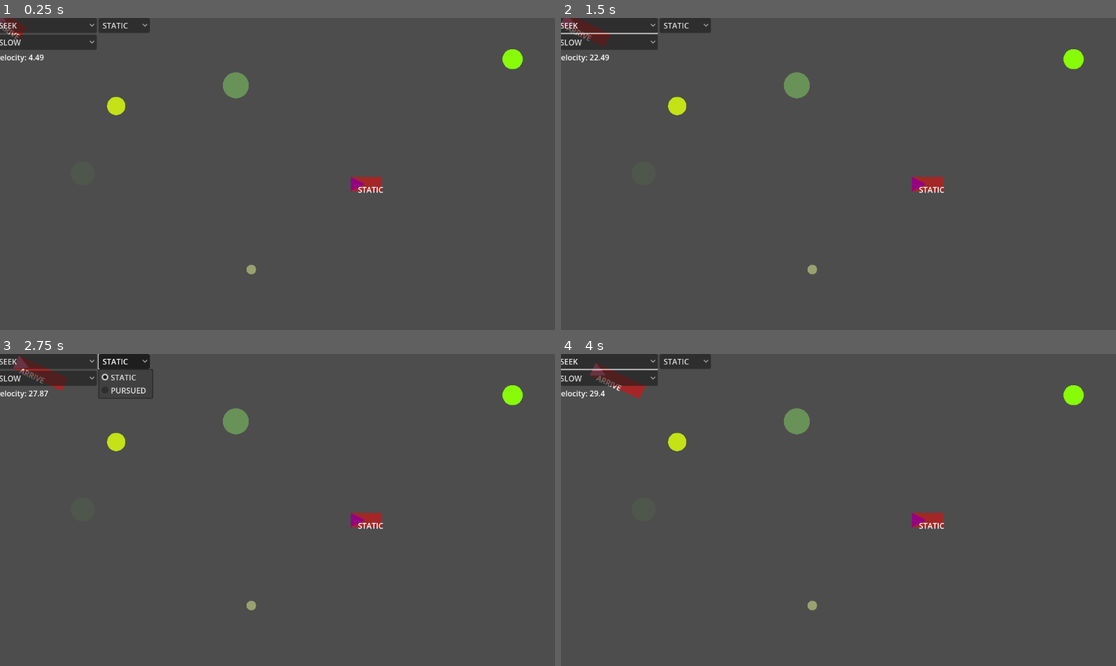
Above: before the commit, frames 1-4 (two rows, left to right).
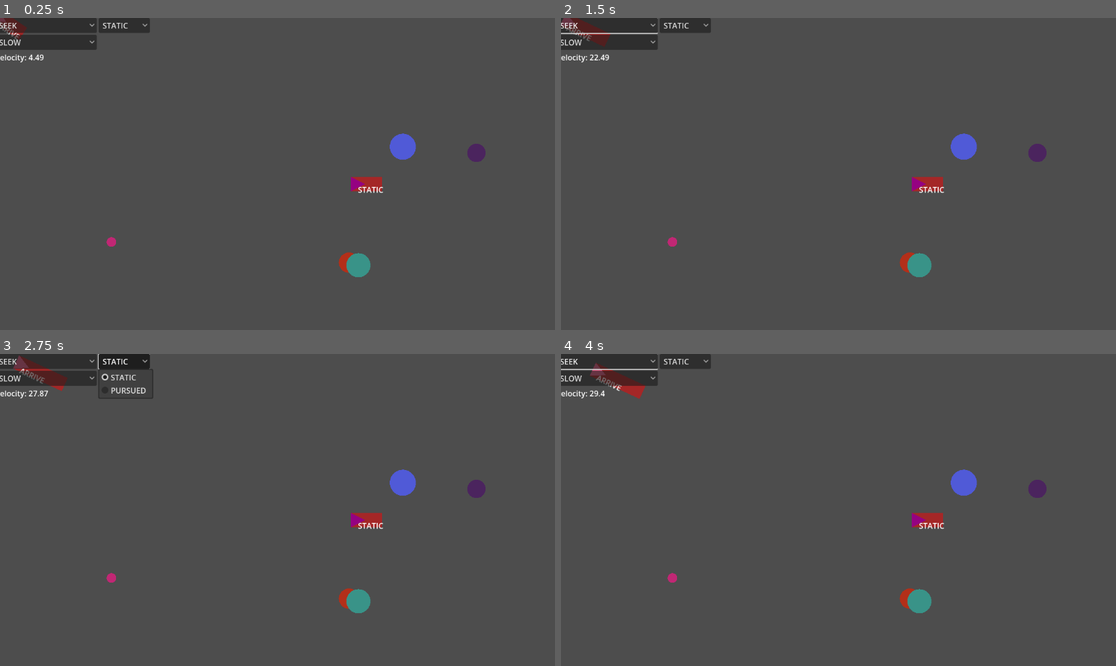
Above: after the commit, the same moments.

Repository: 702BH/GameAIProjects
Game: Godot game, scene res://ProgrammingGameAIByExample/world.tscn
Two runs of this game, one before a commit and one after it. Both use one fixed random seed, a clock stepped at 60 frames per second and the inputs below. The project has no main scene, so this scene is started directly.
Inputs:
- Up to frame 1 (0.25 s): no input
- Up to frame 2 (1.5 s): click "SEEK" at 0.5 s; click "SLOW" at 1.25 s
- Up to frame 3 (2.75 s): click "STATIC" at 2 s
- Up to frame 4 (4 s): click "SEEK" at 2.75 s; click "SLOW" at 3.5 s

The runs differ from the first frame. In frame 1, 1.6% of the frame differs, in the area x 19-95%, y 10-84%; in frame 2, 1.6%; in frame 3, 1.6%; in frame 4, 1.6%.

Commit message:
implementing state data

Diff:
--- a/aiforgamesprojects/ProgrammingGameAIByExample/SteeringBehaviours/steering_obstacle_avoidance.gd
+++ b/aiforgamesprojects/ProgrammingGameAIByExample/SteeringBehaviours/steering_obstacle_avoidance.gd
@@ -5,3 +5,7 @@
 
 func _enter_tree() -> void:
 	print("Avoiding")
+
+
+func _physics_process(delta: float) -> void:
+	var multiplier = 1.0 + (vehicle.detection_box_length)
--- a/aiforgamesprojects/ProgrammingGameAIByExample/SteeringBehaviours/steering_pursue.gd
+++ b/aiforgamesprojects/ProgrammingGameAIByExample/SteeringBehaviours/steering_pursue.gd
@@ -11,7 +11,7 @@
 	tagged_obstacles = get_obstacles_in_detector()
 
 	if !tagged_obstacles.is_empty():
-		print(tagged_obstacles)
+		state_transition_requested.emit(Vehicle.State.OBSTACLE_AVOIDANCE)
 	else:
 		print("NO OBSTACLES")
 
--- a/aiforgamesprojects/ProgrammingGameAIByExample/SteeringBehaviours/steering_state.gd
+++ b/aiforgamesprojects/ProgrammingGameAIByExample/SteeringBehaviours/steering_state.gd
@@ -1,7 +1,7 @@
 class_name SteeringState
 extends Node2D
 
-signal state_transition_requested(new_state: Vehicle.State)
+signal state_transition_requested(new_state: Vehicle.State, state_data : SteeringStateData)
 
 var vehicle : Vehicle = null
 var target : Target = null
@@ -13,16 +13,38 @@
 	obstacles = context_obstacles
 
 
+func transition_state(new_state: Vehicle.State, state_data: SteeringStateData = SteeringStateData.new()) -> void:
+	state_transition_requested.emit(new_state, state_data)
+
 
 func get_obstacles_in_detector() -> Array[Obstacle]:
 	var tagged_obstacles : Array[Obstacle] = []
 
-	var vel = vehicle.velocity.normalized()
-	vel = vel * vehicle.detection_box_length
+	var closest_obstacle: Obstacle = null
+	var dist_to_closest_ip = INF
 
+	for area in vehicle.area.get_overlapping_areas():
+		var parent = area.get_parent()
+		if parent is Obstacle:
+			#tagged_obstacles.append(parent)
+			var local_pos = parent.global_position - vehicle.global_position
+			local_pos = local_pos.rotated(-vehicle.rotation)
 
-	for obstacle in obstacles:
-		if obstacle.position.x + obstacle.collision_radius > vehicle.position.x - vehicle.radius and obstacle.position.x + obstacle.collision_radius < vehicle.position.x +  vel.x - vehicle.radius:
-			if obstacle.position.y + obstacle.collision_radius > vehicle.position.y + vehicle.radius and obstacle.position.y + obstacle.collision_radius < vehicle.position.y +  vel.y + vehicle.radius:
-				tagged_obstacles.append(obstacle)
+			if local_pos.x < 0 or abs(local_pos.y) > vehicle.radius:
+				continue
+
+			var expanded_radius = parent.radius + parent.collision_radius
+
+			if abs(local_pos.y) >= expanded_radius:
+				continue
+
+			var sqrt_part = sqrt(expanded_radius * expanded_radius - local_pos.y * local_pos.y)
+			var ip = local_pos.x - sqrt_part
+			if ip <= 0:
+				ip = local_pos.x + sqrt_part
+
+			if ip <dist_to_closest_ip:
+				dist_to_closest_ip = ip
+				closest_obstacle = parent
+	tagged_obstacles.append(closest_obstacle)
 	return tagged_obstacles
--- /dev/null
+++ b/aiforgamesprojects/ProgrammingGameAIByExample/SteeringBehaviours/steering_state_data.gd
@@ -0,0 +1,4 @@
+class_name SteeringStateData
+
+
+var closest_obstacle : Obstacle
--- a/aiforgamesprojects/ProgrammingGameAIByExample/obstacle.gd
+++ b/aiforgamesprojects/ProgrammingGameAIByExample/obstacle.gd
@@ -4,13 +4,15 @@
 
 var radius := randi_range(10, 30)
 var color : Color
-var collision_radius := 0.0
+var collision_radius := 5.0
 
 func _enter_tree() -> void:
 	position = Vector2(randf_range(50, get_window().size.x -50), randf_range(50, get_window().size.y -50))
 
+
 func _ready() -> void:
 	color = Color.from_rgba8(randi_range(0, 255), randi_range(0, 255), randi_range(0, 255), 255)
+	$Area2D/CollisionShape2D.shape.radius = collision_radius
 
 func _process(delta: float) -> void:
 	queue_redraw()
--- a/aiforgamesprojects/ProgrammingGameAIByExample/obstacle.tscn
+++ b/aiforgamesprojects/ProgrammingGameAIByExample/obstacle.tscn
@@ -1,6 +1,15 @@
-[gd_scene load_steps=2 format=3 uid="uid://bfhra6m6rk0hg"]
+[gd_scene load_steps=3 format=3 uid="uid://bfhra6m6rk0hg"]
 
 [ext_resource type="Script" uid="uid://c4d4p7oi7p0n3" path="res://ProgrammingGameAIByExample/obstacle.gd" id="1_t5dju"]
 
+[sub_resource type="CircleShape2D" id="CircleShape2D_t5dju"]
+
 [node name="Obstacle" type="Node2D"]
 script = ExtResource("1_t5dju")
+
+[node name="Area2D" type="Area2D" parent="."]
+collision_layer = 2
+collision_mask = 0
+
+[node name="CollisionShape2D" type="CollisionShape2D" parent="Area2D"]
+shape = SubResource("CircleShape2D_t5dju")
--- a/aiforgamesprojects/ProgrammingGameAIByExample/vehicle.gd
+++ b/aiforgamesprojects/ProgrammingGameAIByExample/vehicle.gd
@@ -16,6 +16,7 @@
 var deceleration_factor := 0
 
 var obstacles : Array[Obstacle] = []
+@onready var area : Area2D = $Area2D
 
 
 #func _ready() -> void:
@@ -24,6 +25,7 @@
 
 func _physics_process(delta: float) -> void:
 	detection_box_length = min_detection_box_length + (velocity.length() / max_speed) * min_detection_box_length
+	$Area2D/CollisionShape2D.shape.points = pointsDetector
 	velocity += acceleration * delta
 	velocity = velocity.limit_length(max_speed)
 	position += velocity * delta
--- a/aiforgamesprojects/ProgrammingGameAIByExample/vehicle.tscn
+++ b/aiforgamesprojects/ProgrammingGameAIByExample/vehicle.tscn
@@ -1,6 +1,8 @@
-[gd_scene load_steps=2 format=3 uid="uid://c5sclykxeetq0"]
+[gd_scene load_steps=3 format=3 uid="uid://c5sclykxeetq0"]
 
 [ext_resource type="Script" uid="uid://cs0ui48nyyebc" path="res://ProgrammingGameAIByExample/vehicle.gd" id="1_ck2cn"]
+
+[sub_resource type="ConvexPolygonShape2D" id="ConvexPolygonShape2D_837mh"]
 
 [node name="Vehicle" type="Node2D"]
 script = ExtResource("1_ck2cn")
@@ -17,3 +19,10 @@
 layout_mode = 0
 offset_right = 40.0
 offset_bottom = 23.0
+
+[node name="Area2D" type="Area2D" parent="."]
+collision_mask = 2
+monitorable = false
+
+[node name="CollisionShape2D" type="CollisionShape2D" parent="Area2D"]
+shape = SubResource("ConvexPolygonShape2D_837mh")
--- a/aiforgamesprojects/ProgrammingGameAIByExample/world.gd
+++ b/aiforgamesprojects/ProgrammingGameAIByExample/world.gd
@@ -13,6 +13,7 @@
 @onready var vechile : Vehicle = $Vehicle
 @onready var target : Target = $Target
 @onready var obstacle_container: Node2D = $ObstacleContainer
+@onready var obstacle_prefab := preload("res://ProgrammingGameAIByExample/obstacle.tscn")
 
 func _ready() -> void:
 	spawn_obstacles()
@@ -66,7 +67,7 @@
 
 func spawn_obstacles() -> void:
 	for i in range(obstacle_count):
-		var obstacle = Obstacle.new()
-		obstacle.collision_radius = vechile.radius
+		var obstacle = obstacle_prefab.instantiate()
+		obstacle.collision_radius = obstacle.radius +  vechile.radius
 		obstacles.append(obstacle)
 		obstacle_container.add_child(obstacle)
--- /dev/null
+++ b/aiforgamesprojects/experimenting/testing_rotations.tscn
@@ -0,0 +1,3 @@
+[gd_scene format=3 uid="uid://b8ttjngntejr3"]
+
+[node name="TestingRotations" type="Node2D"]
Not shown, added: aiforgamesprojects/ProgrammingGameAIByExample/SteeringBehaviours/steering_state_data.gd.uid
